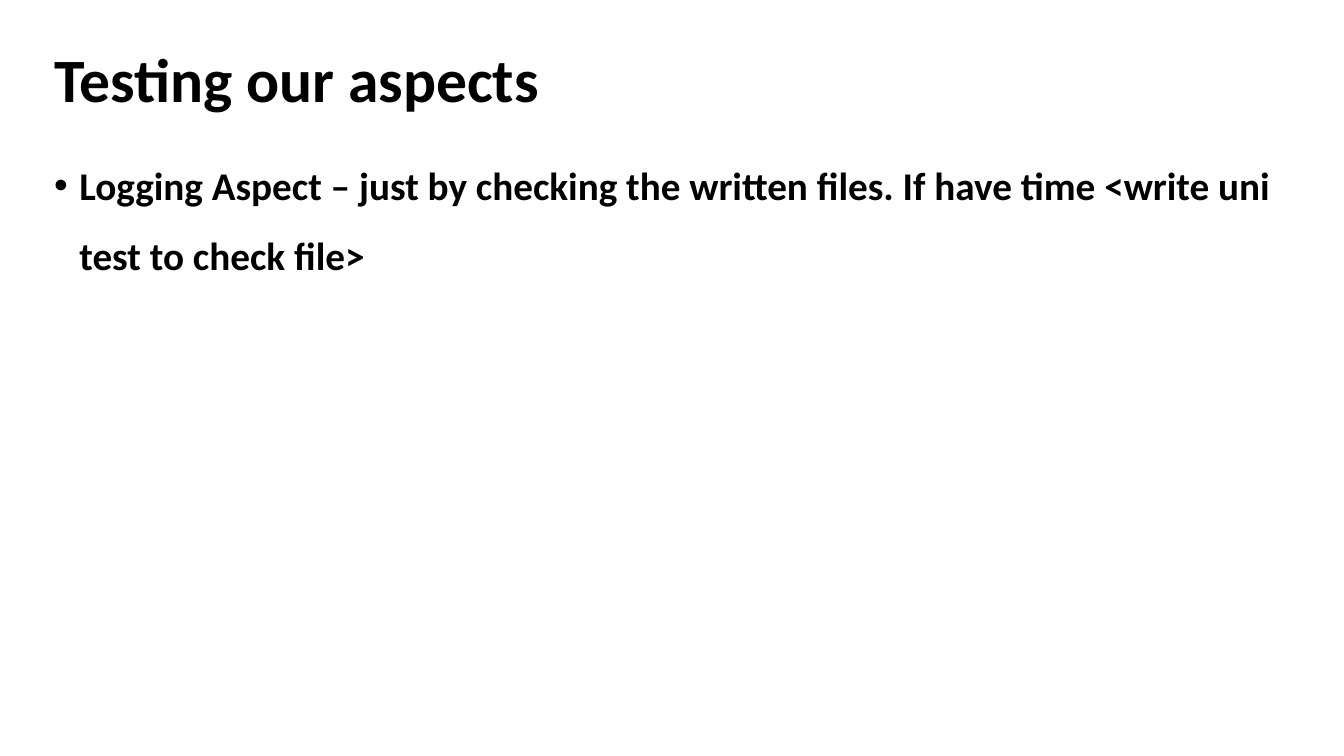
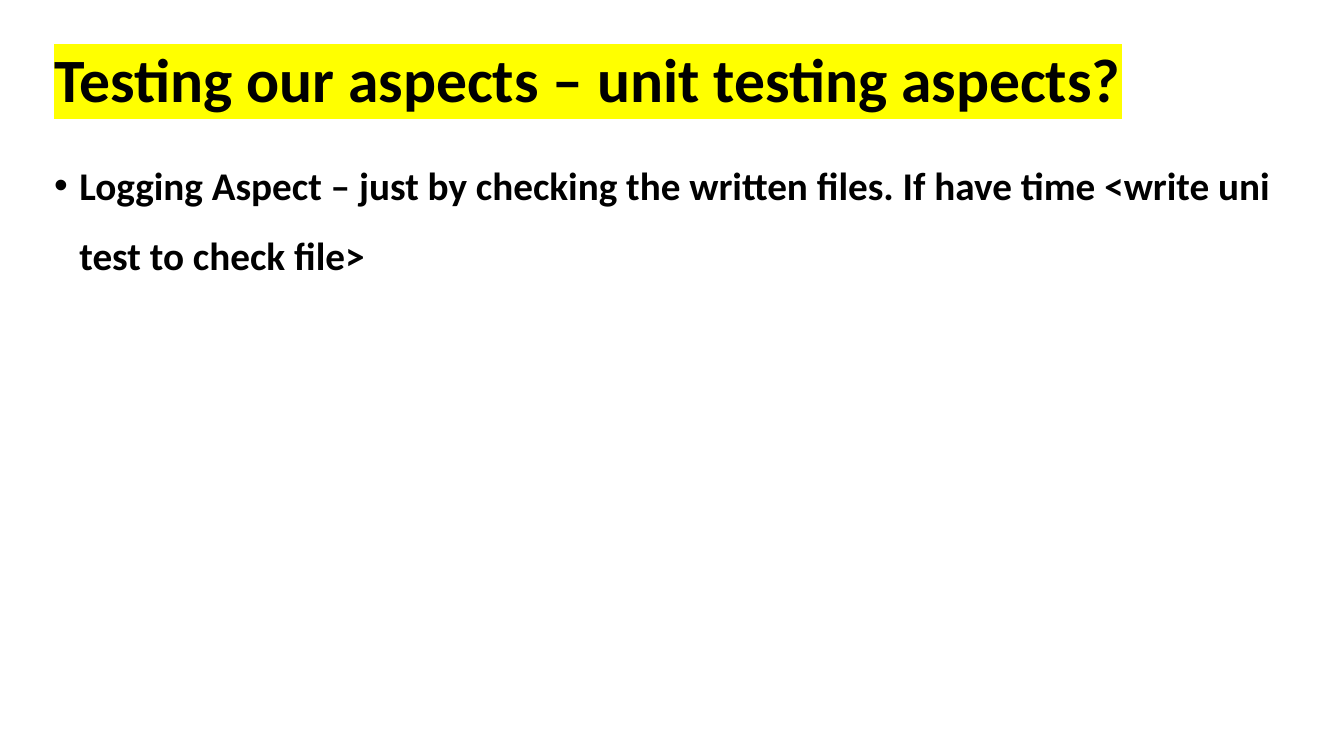
Before and after one commit to akotek/AOP, a slide deck: slide 19 of src/Final Project Presentation.pptx (slide 10 before the commit). Drawn at 1344x756 pixels with LibreOffice and Linux fonts; fonts in the diff are those of the drawing. Boxes give left, top, right and bottom in pixels: in the first picture for what was removed or moved away, otherwise in the second. Text is boxed around its words. In the diff, an @@ line names an element or a change of style, - is before the commit and + after.

Commit message:
Logging aspects implementation

```diff
--- a/src/Final Project Presentation.pptx
+++ b/src/Final Project Presentation.pptx
@@ title at (54,58,1120,113): text changed @@
-Testing our aspects
+Testing our aspects – unit testing aspects?
```
Also in this commit, not shown: 8 other slides changed, 10 slides added, 1 slide removed, 17 other files.
